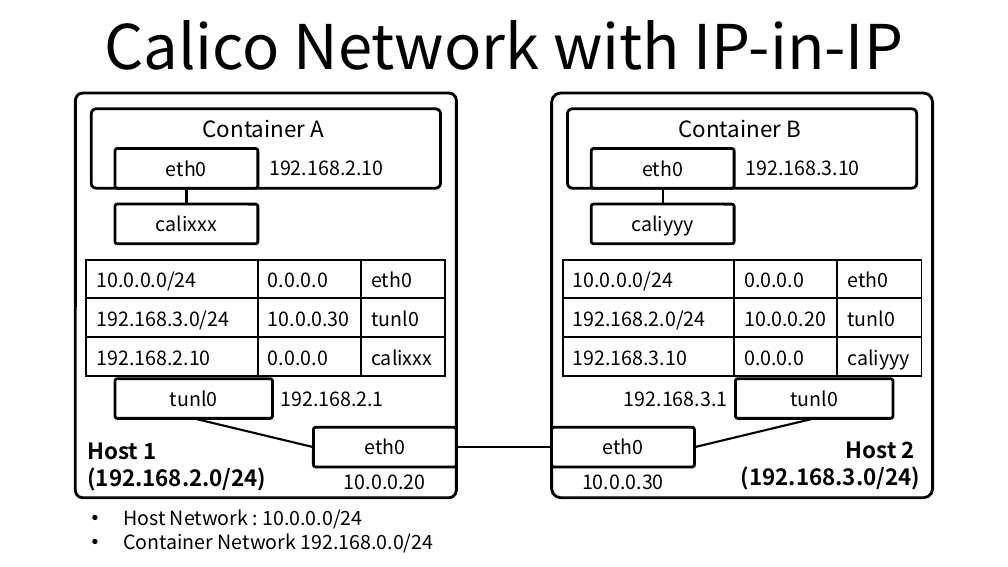
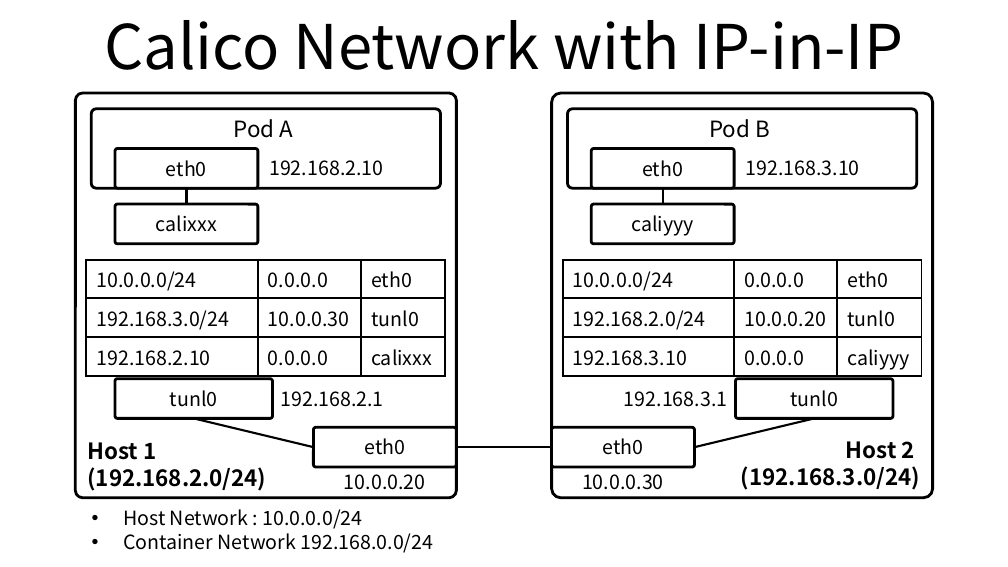
Before and after one commit to ssup2/blog-old, a slide deck: slide 5 of images/theory_analysis/Kubernetes_Calico_Plugin/Kubernetes_Calico_Plugin.pptx. Drawn at 1008x567 pixels with LibreOffice and Linux fonts; fonts in the diff are those of the drawing. Boxes give left, top, right and bottom in pixels: in the first picture for what was removed or moved away, otherwise in the second. Text is boxed around its words. In the diff, an @@ line names an element or a change of style, - is before the commit and + after.

```diff
--- a/images/theory_analysis/Kubernetes_Calico_Plugin/Kubernetes_Calico_Plugin.pptx
+++ b/images/theory_analysis/Kubernetes_Calico_Plugin/Kubernetes_Calico_Plugin.pptx
@@ text in rounded rectangle at [234, 119, 293, 138]: text changed @@
-Container A
+Pod A
@@ text in rounded rectangle at [709, 119, 770, 138]: text changed @@
-Container B
+Pod B
```
Also in this commit, not shown: 2 other slides changed, 16 other files.
